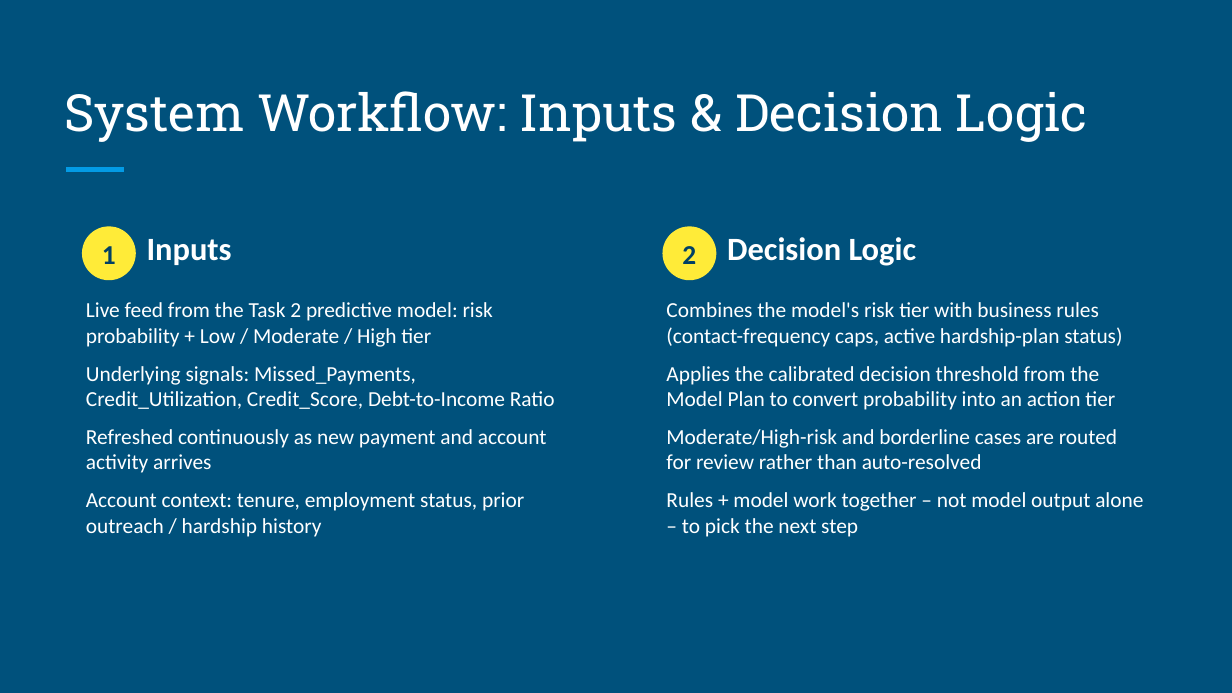
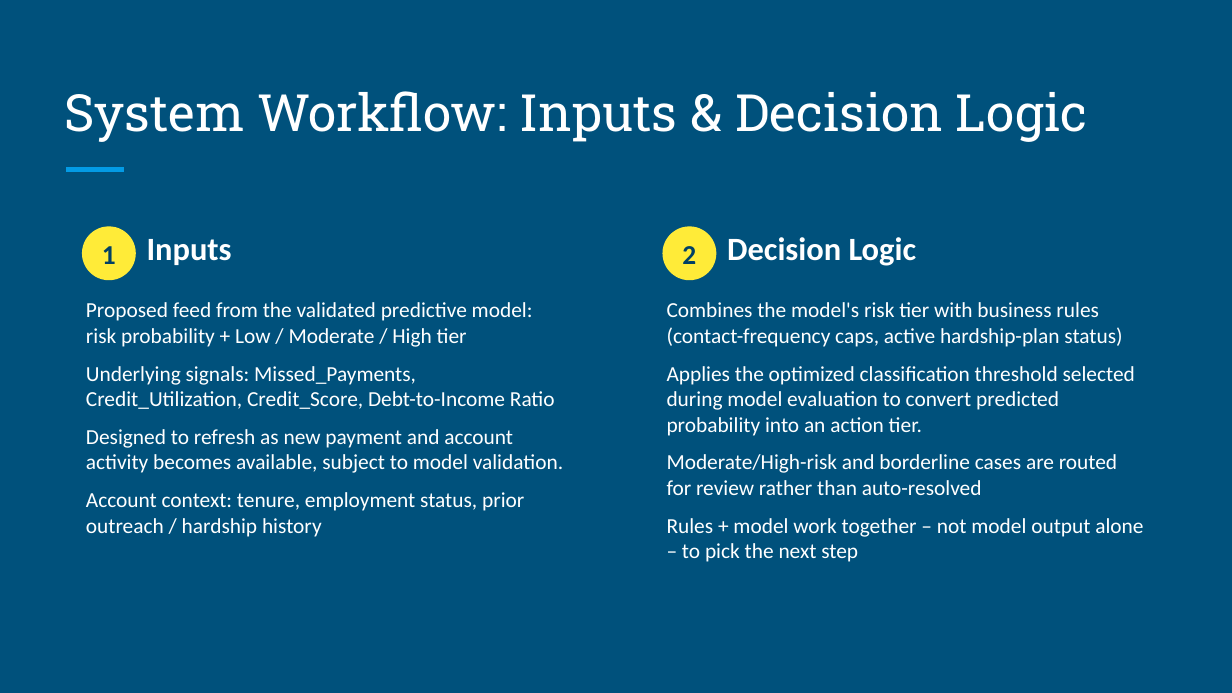
Before and after one commit to Katch-me/GenAI-powered-Data-Analytics-, a slide deck: slide 2 of Geldium_AI_Collections_Strategy.pptx. Drawn at 1232x693 pixels with LibreOffice and Linux fonts; fonts in the diff are those of the drawing. Boxes give left, top, right and bottom in pixels: in the first picture for what was removed or moved away, otherwise in the second. Text is boxed around its words. In the diff, an @@ line names an element or a change of style, - is before the commit and + after.

```diff
--- a/Geldium_AI_Collections_Strategy.pptx
+++ b/Geldium_AI_Collections_Strategy.pptx
@@ text at bbox=[86, 302, 533, 347]: text changed @@
-Live feed from the Task 2 predictive model: risk probability + Low / Moderate / High tier
+Proposed feed from the validated predictive model: risk probability + Low / Moderate / High tier
@@ text at bbox=[667, 366, 1135, 436]: text changed @@
-Applies the calibrated decision threshold from the Model Plan to convert probability into an action tier
+Applies the optimized classification threshold selected during model evaluation to convert predicted probability into an action tier.
@@ text at bbox=[86, 429, 563, 473]: text changed @@
-Refreshed continuously as new payment and account activity arrives
+Designed to refresh as new payment and account activity becomes available, subject to model validation.
```
Also in this commit, not shown: 5 other slides changed, 4 other files.
